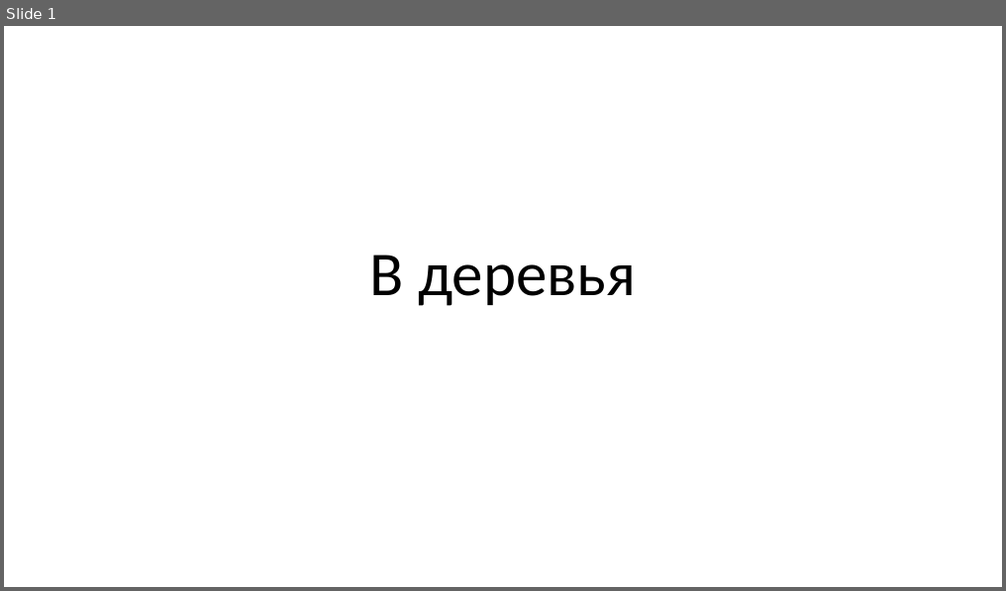
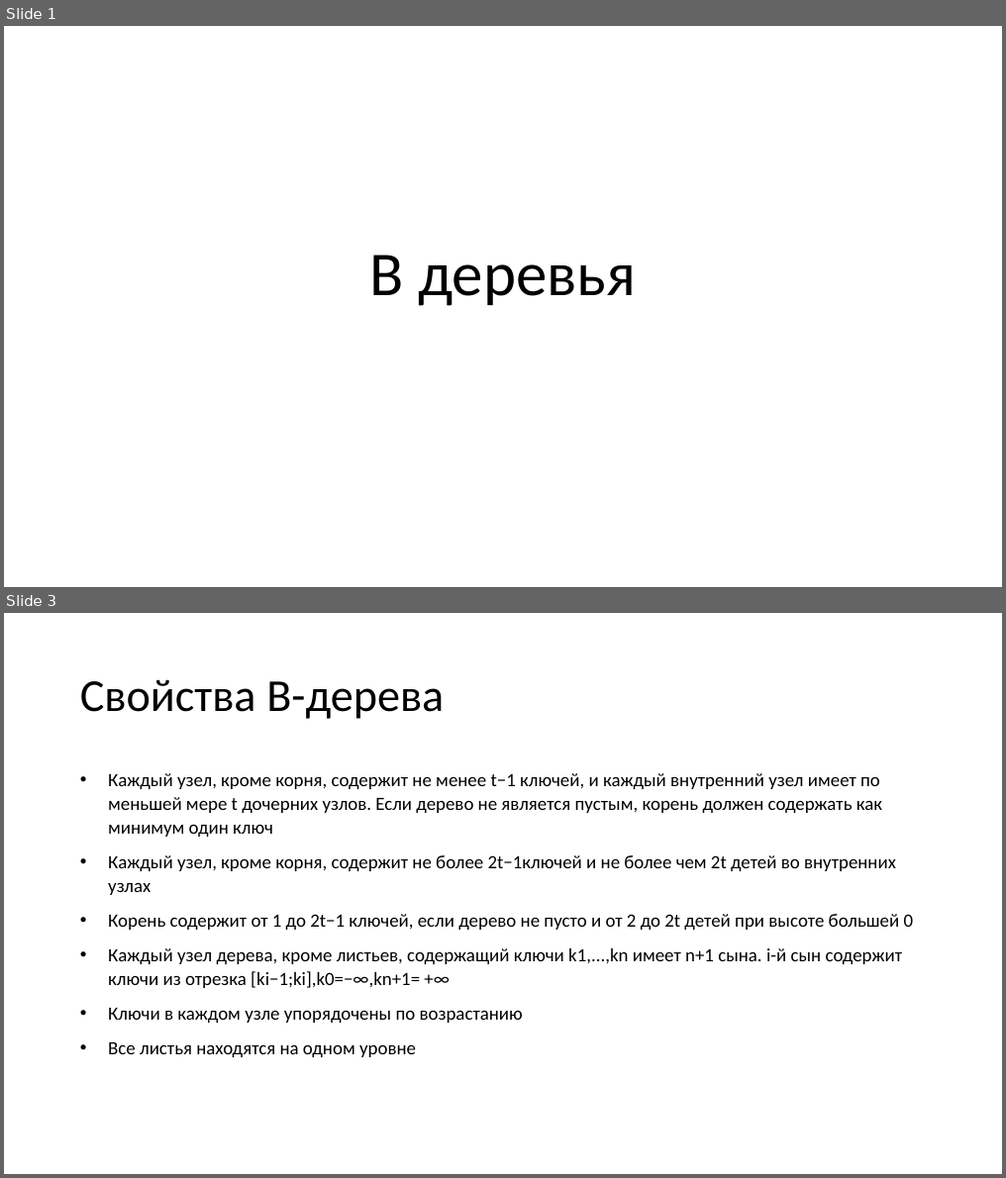
Before and after one commit to IluhaZaz/B_Tree, a slide deck: b_tree.pptx. Shown one above the other, each under a label of ours: slide 1 before the commit, slides 1 and 3 after it; the slides between them are not shown. The pictures are 1006x591 and 1006x1178 pixels, drawn with LibreOffice and Linux fonts; fonts in the diff are those of the drawing. Boxes give left, top, right and bottom in pixels: in the first picture for what was removed or moved away, otherwise in the second. Text is boxed around its words. In the diff, an @@ line names an element or a change of style, - is before the commit and + after.

```diff
--- a/b_tree.pptx
+++ b/b_tree.pptx
@@ slide 3 added at <box>4,613,1002,1174</box>, background #FFFFFF @@
@@ title added at <box>80,679,444,719</box>, 44 pt, text #000000 @@
+Свойства B-дерева
@@ text added at <box>108,773,914,1058</box>, 18 pt, text #000000 @@
+• Каждый узел, кроме корня, содержит не менее t−1 ключей, и каждый внутренний узел имеет по меньшей мере t дочерних узлов. Если дерево не является пустым, корень должен содержать как минимум один ключ
+• Каждый узел, кроме корня, содержит не более 2t−1ключей и не более чем 2t детей во внутренних узлах
+• Корень содержит от 1 до 2t−1 ключей, если дерево не пусто и от 2 до 2t детей при высоте большей 0
+• Каждый узел дерева, кроме листьев, содержащий ключи k1,...,kn имеет n+1 сына. i-й сын содержит ключи из отрезка [ki−1;ki],k0=−∞,kn+1= +∞
+• Ключи в каждом узле упорядочены по возрастанию
+• Все листья находятся на одном уровне
```
Also in this commit, not shown: 8 other slides added, 1 slide removed, 5 other files.
